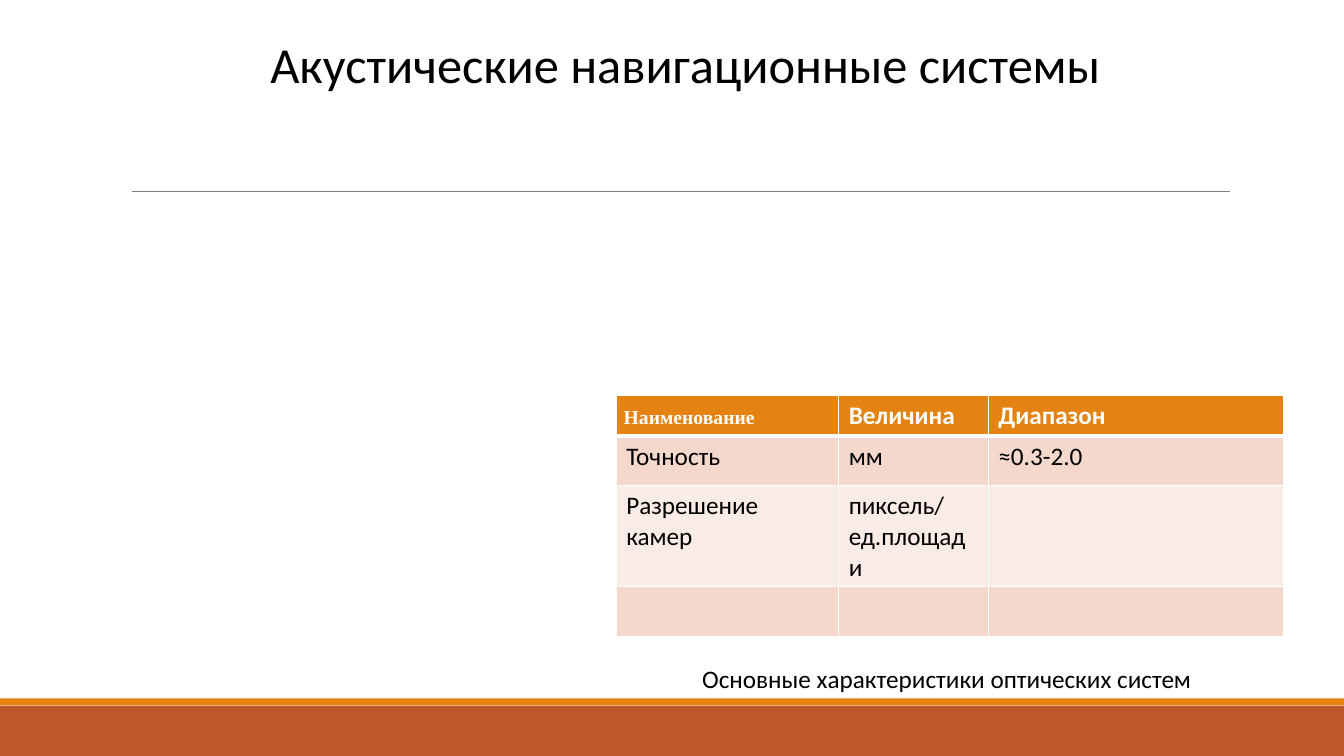
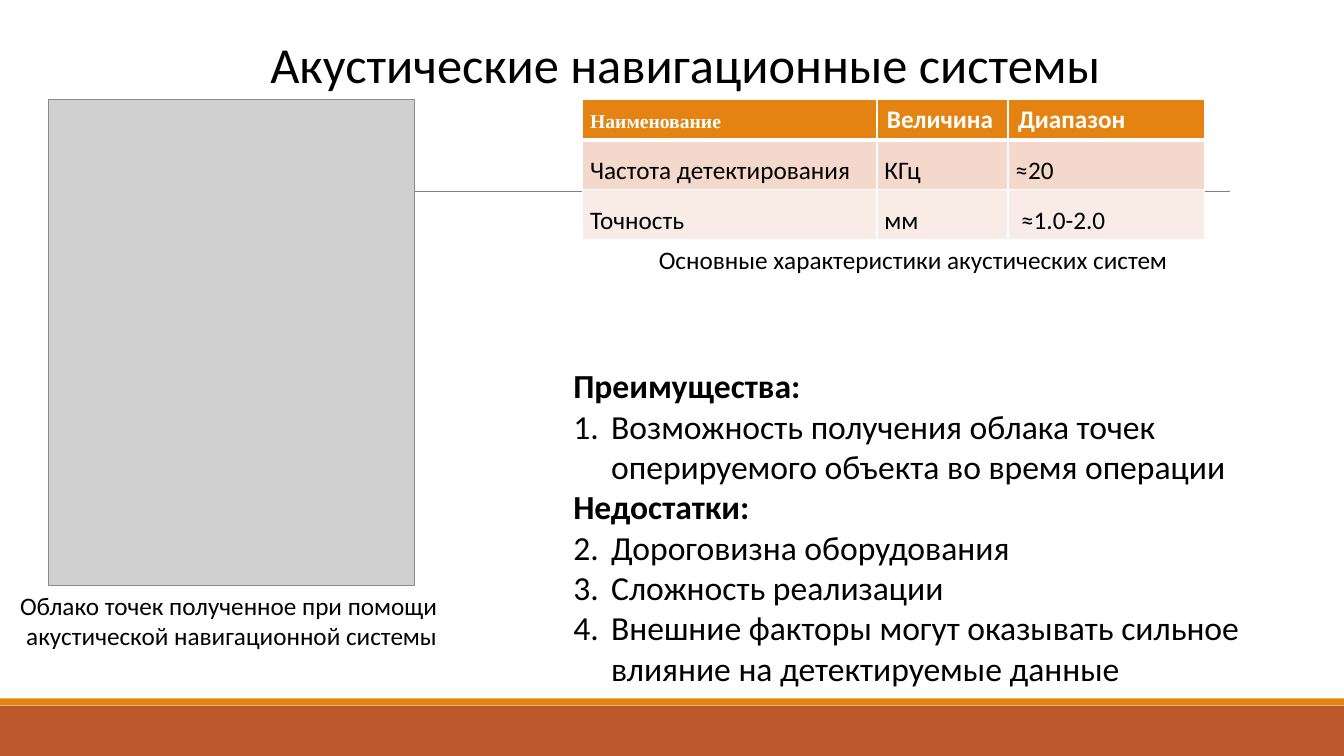
Before and after one commit to vladimirshilyaev/rk9students, a slide deck: slide 11 of doc/Ramzhaev/Presentation.pptx (slide 7 before the commit). Drawn at 1344x756 pixels with LibreOffice and Linux fonts; fonts in the diff are those of the drawing; grey boxes stand for pictures. Boxes give left, top, right and bottom in pixels: in the first picture for what was removed or moved away, otherwise in the second. Text is boxed around its words. In the diff, an @@ line names an element or a change of style, - is before the commit and + after.

```diff
--- a/doc/Ramzhaev/Presentation.pptx
+++ b/doc/Ramzhaev/Presentation.pptx
@@ picture added at (49,100,414,585) @@
@@ table at (583,100,1205,239) @@
-row 2: Точность | мм | ≈0.3-2.0
-row 3: Разрешение камер | пиксель/ед.площади | 
-row 4:  |  | 
+row 2: Частота детектирования | КГц | ≈20
+row 3: Точность | мм | ≈1.0-2.0
@@ table: place and size @@
-table at (616,396,1284,606)
+table at (583,100,1205,239)
@@ text at (659,252,1167,273): text changed @@
-Основные характеристики оптических систем
+Основные характеристики акустических систем
@@ text added at (573,376,1239,687), 24 pt, text #000000 @@
+Преимущества:
+1. Возможность получения облака точек оперируемого объекта во время операции
+Недостатки:
+1. Дороговизна оборудования
+2. Сложность реализации
+3. Внешние факторы могут оказывать сильное влияние на детектируемые данные
@@ text added at (20,598,437,649), 18 pt, text #000000 @@
+Облако точек полученное при помощи
+акустической навигационной системы
```
Also in this commit, not shown: 7 other slides changed, 4 slides added, 1 slide removed, 7 other files.
